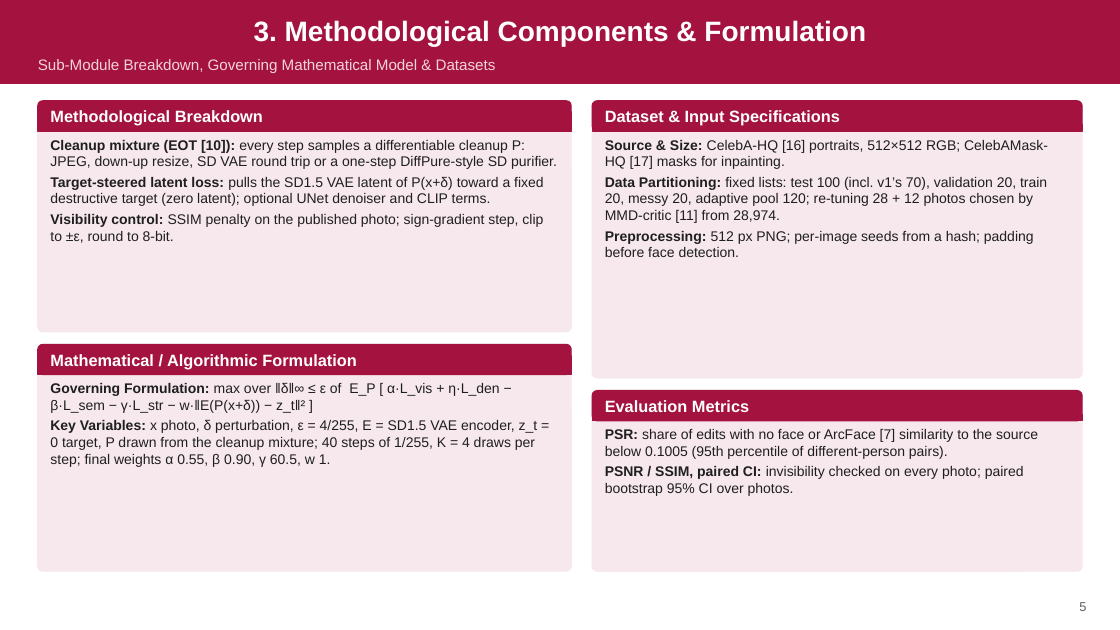
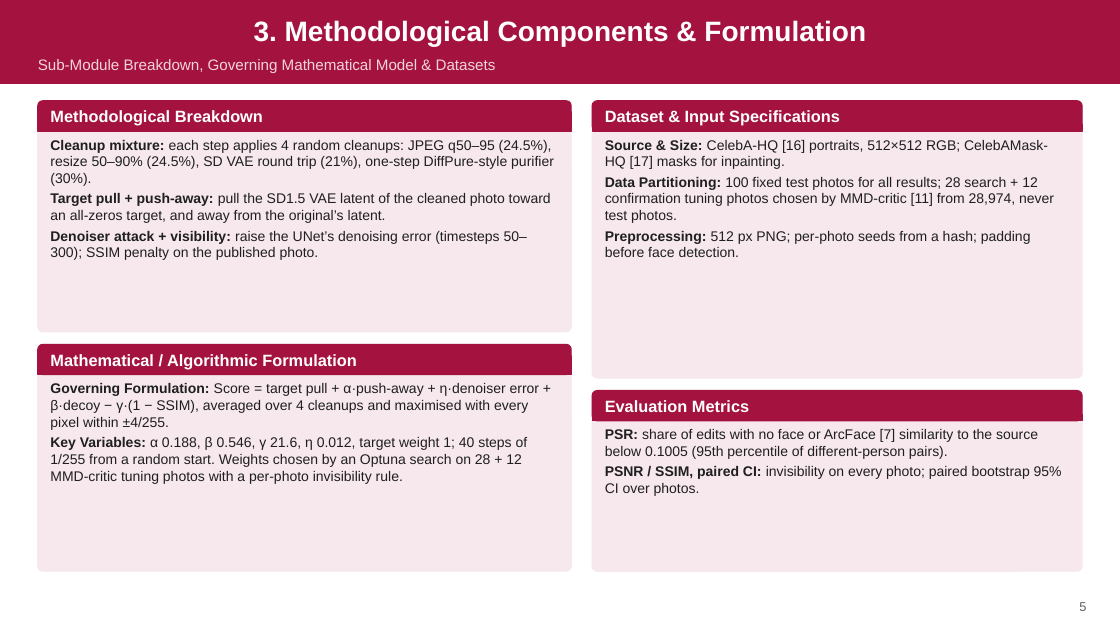
Before and after one commit to Project-DiffShield/DiffShield, a slide deck: slide 5 of reports/DiffShield_PhaseII_External_Review.pptx. Drawn at 1120x630 pixels with LibreOffice and Linux fonts; fonts in the diff are those of the drawing. Boxes give left, top, right and bottom in pixels: in the first picture for what was removed or moved away, otherwise in the second. Text is boxed around its words. In the diff, an @@ line names an element or a change of style, - is before the commit and + after.

Commit message:
Phase II deck rebuilt around the final method (trial 14): team details, guide, new objectives, methods-compared slide, trial 14 results and cleanup chart, deliverables slide with links

```diff
--- a/reports/DiffShield_PhaseII_External_Review.pptx
+++ b/reports/DiffShield_PhaseII_External_Review.pptx
@@ text at (50, 140, 554, 260): text changed @@
-▸ Cleanup mixture (EOT [10]): every step samples a differentiable cleanup P: JPEG, down-up resize, SD VAE round trip or a one-step DiffPure-style SD purifier.
-▸ Target-steered latent loss: pulls the SD1.5 VAE latent of P(x+δ) toward a fixed destructive target (zero latent); optional UNet denoiser and CLIP terms.
-▸ Visibility control: SSIM penalty on the published photo; sign-gradient step, clip to ±ε, round to 8-bit.
+▸ Cleanup mixture: each step applies 4 random cleanups: JPEG q50–95 (24.5%), resize 50–90% (24.5%), SD VAE round trip (21%), one-step DiffPure-style purifier (30%).
+▸ Target pull + push-away: pull the SD1.5 VAE latent of the cleaned photo toward an all-zeros target, and away from the original’s latent.
+▸ Denoiser attack + visibility: raise the UNet’s denoising error (timesteps 50–300); SSIM penalty on the published photo.
@@ text at (605, 177, 1054, 257): text changed @@
-▸ Data Partitioning: fixed lists: test 100 (incl. v1’s 70), validation 20, train 20, messy 20, adaptive pool 120; re-tuning 28 + 12 photos chosen by MMD-critic [11] from 28,974.
-▸ Preprocessing: 512 px PNG; per-image seeds from a hash; padding before face detection.
+▸ Data Partitioning: 100 fixed test photos for all results; 28 search + 12 confirmation tuning photos chosen by MMD-critic [11] from 28,974, never test photos.
+▸ Preprocessing: 512 px PNG; per-photo seeds from a hash; padding before face detection.
@@ text at (50, 383, 540, 484): text changed @@
-▸ Governing Formulation: max over ‖δ‖∞ ≤ ε of E_P [ α·L_vis + η·L_den − β·L_sem − γ·L_str − w·‖E(P(x+δ)) − z_t‖² ]
-▸ Key Variables: x photo, δ perturbation, ε = 4/255, E = SD1.5 VAE encoder, z_t = 0 target, P drawn from the cleanup mixture; 40 steps of 1/255, K = 4 draws per step; final weights α 0.55, β 0.90, γ 60.5, w 1.
+▸ Governing Formulation: Score = target pull + α·push-away + η·denoiser error + β·decoy − γ·(1 − SSIM), averaged over 4 cleanups and maximised with every pixel within ±4/255.
+▸ Key Variables: α 0.188, β 0.546, γ 21.6, η 0.012, target weight 1; 40 steps of 1/255 from a random start. Weights chosen by an Optuna search on 28 + 12 MMD-critic tuning photos with a per-photo invisibility rule.
@@ text at (605, 466, 1062, 496): text changed @@
-▸ PSNR / SSIM, paired CI: invisibility checked on every photo; paired bootstrap 95% CI over photos.
+▸ PSNR / SSIM, paired CI: invisibility on every photo; paired bootstrap 95% CI over photos.
```
Also in this commit, not shown: 7 other slides changed, 3 slides added, 1 slide removed, 1 other file.
